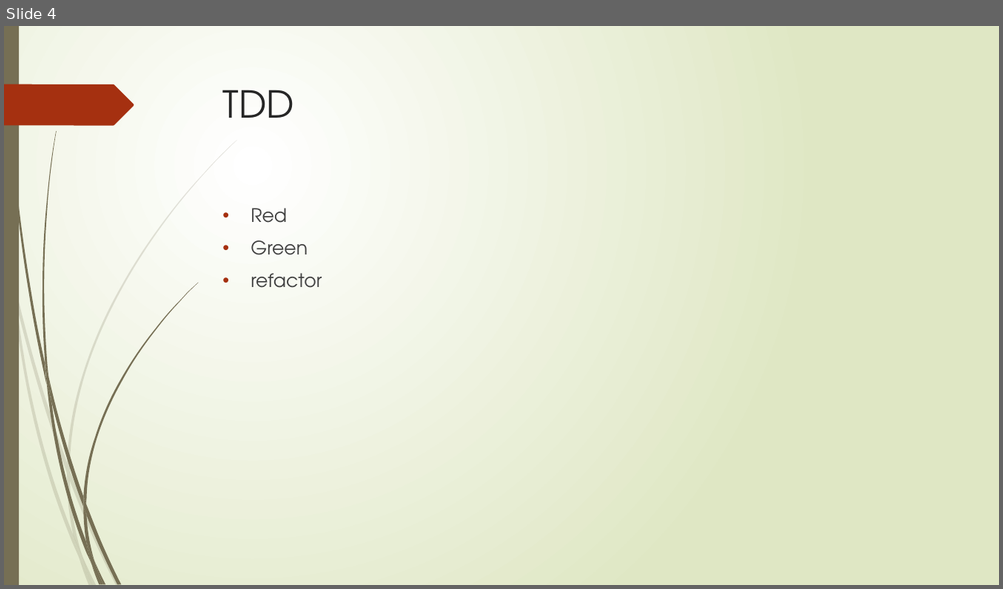
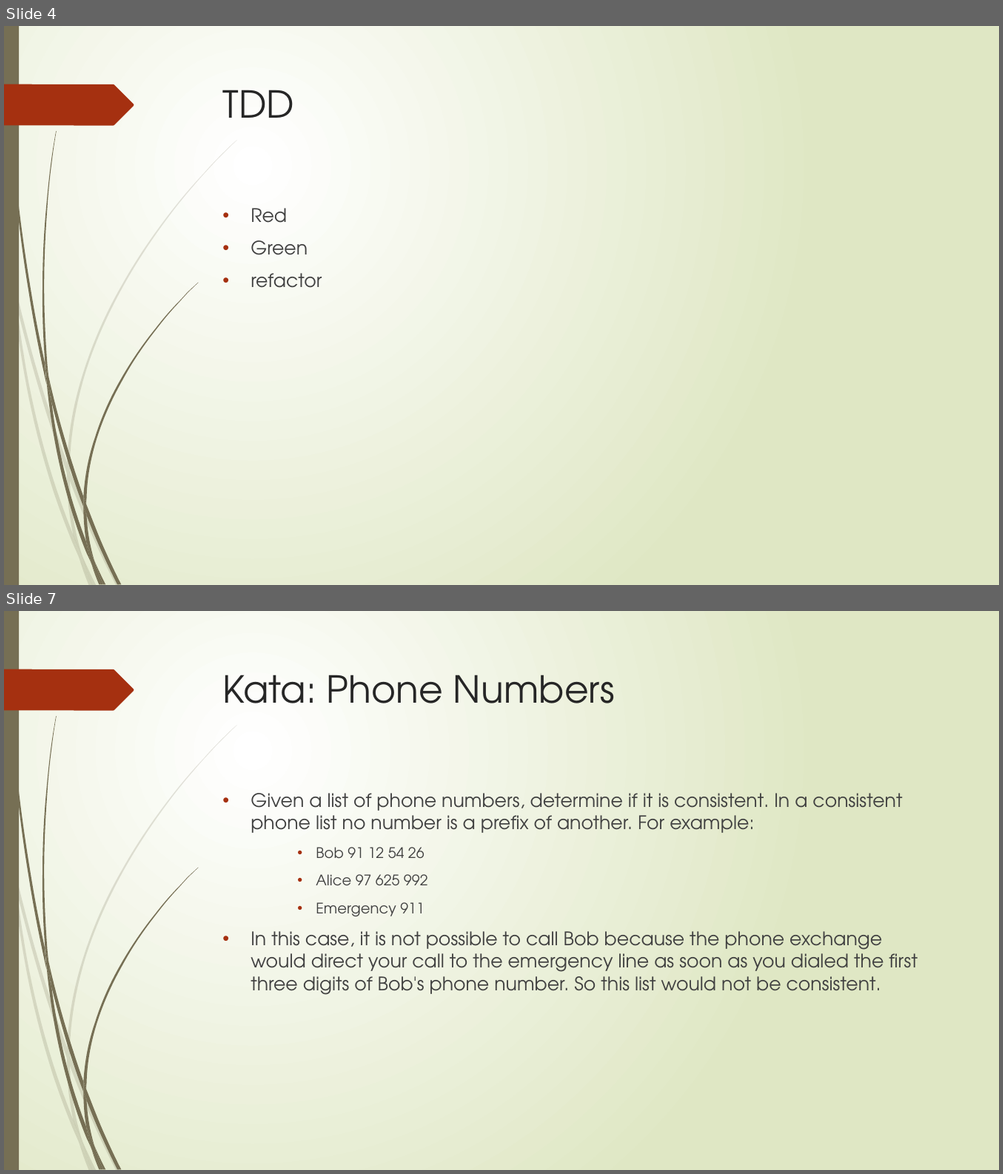
Before and after one commit to lilitao/TDDPractice, a slide deck: TDD/DOJO-coding.pptx. Shown one above the other, each under a label of ours: slide 4 before the commit, slides 4 and 7 after it; the slides between them are not shown. The pictures are 1003x589 and 1003x1174 pixels, drawn with LibreOffice and Linux fonts; fonts in the diff are those of the drawing. Boxes give left, top, right and bottom in pixels: in the first picture for what was removed or moved away, otherwise in the second. Text is boxed around its words. In the diff, an @@ line names an element or a change of style, - is before the commit and + after.

```diff
--- a/TDD/DOJO-coding.pptx
+++ b/TDD/DOJO-coding.pptx
@@ slide 7 added at bbox=[4, 611, 999, 1170], background gradient #FFFFFF to #DFE8C4; not listed: 24 template elements that a slide beside it also shows @@
@@ title added at bbox=[223, 675, 614, 703], 36 pt, text #262626 @@
+Kata: Phone Numbers
@@ text added at bbox=[250, 793, 917, 995], 18 pt, text #404040 @@
+• Given a list of phone numbers, determine if it is consistent. In a consistent phone list no number is a prefix of another. For example:
+    • Bob 91 12 54 26
+    • Alice 97 625 992
+    • Emergency 911
+• In this case, it is not possible to call Bob because the phone exchange would direct your call to the emergency line as soon as you dialed the first three digits of Bob's phone number. So this list would not be consistent.
```
Also in this commit, not shown: 2 other slides added, 1 slide removed.
